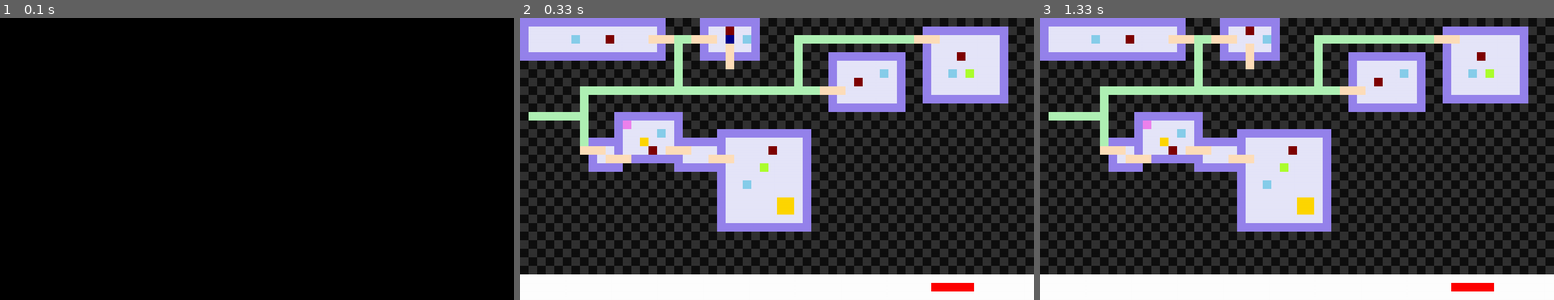
Above: before the commit, frames 1-3 (left to right).
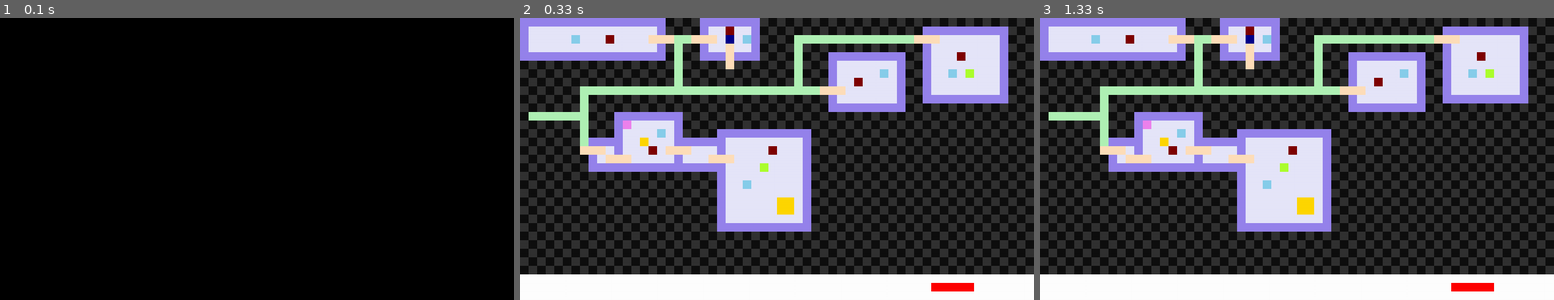
Above: after the commit, the same moments.

Repository: alice-ch/AP_Hackathon
Game: pygame game, started from main.py
The game is run twice, just before and just after one commit, with the same random seed, the same clock (stepped at 60 frames per second) and the same inputs.
Inputs:
- Up to frame 1 (0.1 s): no input
- Up to frame 2 (0.33 s): no input
- Up to frame 3 (1.33 s): hold Right 0.33-0.8 s; hold Up 0.83-1.3 s

Frame 1 is identical in both runs. In frame 2, 0.6% of the frame differs, in the area x 20-30%, y 48-55%; in frame 3, 0.6%, in the area x 20-42%, y 6-55%.

Commit message:
résolution de bug

Diff:
--- a/main.py
+++ b/main.py
@@ -11,15 +11,15 @@
 TILES_COLOR = (15, 15, 15)
 
 NUMBER_OF_TILES_HEIGHT = SCREEN_HEIGHT // TILES_SIZE
-NUMBER_OF_TILES_WIDGHT = SCREEN_WIDTH // TILES_SIZE
+NUMBER_OF_TILES_WIDTH = SCREEN_WIDTH // TILES_SIZE
 
 ROOMS_COLOR = (230, 230, 250)
 WALLS_COLOR = (150,131,236)
 CORRIDORS_COLOR = (176,242,182) # vert clair
 DOORS_COLOR = (255,223,186) # orange
 
-ROOMS_HEIGHT = [5,5,4,6,4,12,7,9]
-ROOMS_WIDGHT = [17,7,4,8,6,11,9,10]
+ROOMS_HEIGHT = [5,5,4,7,4,12,7,9]
+ROOMS_WIDTH = [17,7,4,8,6,11,9,10]
 ROOMS_LOCx = [0,21,8,11,18,23,36,47]
 ROOMS_LOCy = [0,0,14,11,14,13,4,1]
 
@@ -61,7 +61,11 @@
         self.is_running = True
         self.screen = screen
         self.piece = Piece()
-        self.forbidden_cases = np.full((NUMBER_OF_TILES_HEIGHT, NUMBER_OF_TILES_WIDGHT), -1)
+        self.forbidden_cases = np.full((NUMBER_OF_TILES_WIDTH, NUMBER_OF_TILES_HEIGHT), -1)
+        for a in range(len(ROOMS_HEIGHT)):
+            for i in range(1,ROOMS_WIDTH[a]-1):
+                for j in range(1, ROOMS_HEIGHT[a]-1):
+                    self.forbidden_cases[i+ROOMS_LOCx[a],j+ROOMS_LOCy[a]] = 0
 
     def display_checkerboard(self):
         self.screen.fill(SCREEN_COLOR)
@@ -75,25 +79,20 @@
             rect = pygame.Rect(0, (i+k)* TILES_SIZE, l*TILES_SIZE, TILES_SIZE)
             pygame.draw.rect(self.screen, (255,255,255), rect)
 
-    def update_forbidden_cases(self):
-        for a in range(len(ROOMS_HEIGHT)):
-            for i in range(1,ROOMS_HEIGHT[a]-1):
-                for j in range(1, ROOMS_WIDGHT[a]-1):
-                    self.forbidden_cases[j+ROOMS_LOCy[a],i+ROOMS_LOCx[a]] = 0
 
     def display_rooms(self):
         for a in range(len(ROOMS_HEIGHT)):
-            rect = pygame.Rect((ROOMS_LOCx[a])* TILES_SIZE, (ROOMS_LOCy[a]) * TILES_SIZE, TILES_SIZE*ROOMS_WIDGHT[a], TILES_SIZE*ROOMS_HEIGHT[a])
+            rect = pygame.Rect((ROOMS_LOCx[a])* TILES_SIZE, (ROOMS_LOCy[a]) * TILES_SIZE, TILES_SIZE*ROOMS_WIDTH[a], TILES_SIZE*ROOMS_HEIGHT[a])
             pygame.draw.rect(self.screen, ROOMS_COLOR, rect)
         #affichage des fonds de salles
         for a in range(len(ROOMS_HEIGHT)):
             rect = pygame.Rect((ROOMS_LOCx[a])*TILES_SIZE,(ROOMS_LOCy[a]) * TILES_SIZE, TILES_SIZE, TILES_SIZE*(ROOMS_HEIGHT[a]-1))
             pygame.draw.rect(self.screen, WALLS_COLOR, rect)
-            rect = pygame.Rect((ROOMS_LOCx[a])*TILES_SIZE,(ROOMS_LOCy[a]) * TILES_SIZE, TILES_SIZE*(ROOMS_WIDGHT[a]-1), TILES_SIZE)
-            pygame.draw.rect(self.screen, WALLS_COLOR, rect)
-            rect = pygame.Rect((ROOMS_LOCx[a]+ROOMS_WIDGHT[a]-1)*TILES_SIZE,(ROOMS_LOCy[a]) * TILES_SIZE, TILES_SIZE, TILES_SIZE*(ROOMS_HEIGHT[a]))
-            pygame.draw.rect(self.screen, WALLS_COLOR, rect)
-            rect = pygame.Rect((ROOMS_LOCx[a])*TILES_SIZE,(ROOMS_LOCy[a]+ROOMS_HEIGHT[a]-1) * TILES_SIZE, TILES_SIZE*(ROOMS_WIDGHT[a]-1), TILES_SIZE)
+            rect = pygame.Rect((ROOMS_LOCx[a])*TILES_SIZE,(ROOMS_LOCy[a]) * TILES_SIZE, TILES_SIZE*(ROOMS_WIDTH[a]-1), TILES_SIZE)
+            pygame.draw.rect(self.screen, WALLS_COLOR, rect)
+            rect = pygame.Rect((ROOMS_LOCx[a]+ROOMS_WIDTH[a]-1)*TILES_SIZE,(ROOMS_LOCy[a]) * TILES_SIZE, TILES_SIZE, TILES_SIZE*(ROOMS_HEIGHT[a]))
+            pygame.draw.rect(self.screen, WALLS_COLOR, rect)
+            rect = pygame.Rect((ROOMS_LOCx[a])*TILES_SIZE,(ROOMS_LOCy[a]+ROOMS_HEIGHT[a]-1) * TILES_SIZE, TILES_SIZE*(ROOMS_WIDTH[a]-1), TILES_SIZE)
             pygame.draw.rect(self.screen, WALLS_COLOR, rect)
 
     def display_corridors(self):
@@ -102,14 +101,14 @@
                 for j in range(CORRIDORS_LENGTHy[a]):
                     rect = pygame.Rect((CORRIDORS_STARTx[a]+ i)* TILES_SIZE, (CORRIDORS_STARTy[a]+ j) * TILES_SIZE, TILES_SIZE, TILES_SIZE)
                     pygame.draw.rect(self.screen, CORRIDORS_COLOR, rect)
-                    self.forbidden_cases[i,j] = 0
+                    self.forbidden_cases[CORRIDORS_STARTx[a]+i,CORRIDORS_STARTy[a]+j] = 0
 
     def display_doors(self):
         for a in range(len(DOORS_LOCx)):
             for i in range(3) :
                 rect = pygame.Rect(DOORS_LOCx[a][i]* TILES_SIZE, DOORS_LOCy[a][i] * TILES_SIZE, TILES_SIZE, TILES_SIZE)
                 pygame.draw.rect(self.screen, DOORS_COLOR, rect)
-                self.forbidden_cases[DOORS_LOCy[a][i],DOORS_LOCx[a][i]] = 0
+                self.forbidden_cases[DOORS_LOCx[a][i],DOORS_LOCy[a][i]] = 0
 
 
     def display(self):
@@ -129,7 +128,7 @@
             y = POTIONy[i] * TILES_SIZE
             rect = pygame.Rect(y, x, TILES_SIZE, TILES_SIZE)
             pygame.draw.rect(self.screen,POTION_COLOUR,rect)
-            self.forbidden_cases[POTIONx[i]][POTIONy[i]]= 1
+            self.forbidden_cases[POTIONy[i],POTIONx[i]]= 1
 
             #armes violet
         for i in range (len(WEAPONx)):
@@ -137,7 +136,7 @@
             y = WEAPONy[i] * TILES_SIZE
             rect = pygame.Rect(y, x, TILES_SIZE, TILES_SIZE)
             pygame.draw.rect(self.screen,WEAPON_COLOUR,rect)
-            self.forbidden_cases[WEAPONx[i]][WEAPONy[i]]= 2
+            self.forbidden_cases[WEAPONy[i]][WEAPONx[i]]= 2
 
             #water
         for i in range (len(WATERx)):
@@ -145,7 +144,7 @@
             y = WATERy[i] * TILES_SIZE
             rect = pygame.Rect(y, x, TILES_SIZE, TILES_SIZE)
             pygame.draw.rect(self.screen,WATER_COLOUR,rect)
-            self.forbidden_cases[WATERx[i]][WATERy[i]]= 3
+            self.forbidden_cases[WATERy[i]][WATERx[i]]= 3
 
             #food
         for i in range (len(FOODx)):
@@ -153,7 +152,7 @@
             y = FOODy[i] * TILES_SIZE
             rect = pygame.Rect(y, x, TILES_SIZE, TILES_SIZE)
             pygame.draw.rect(self.screen,FOOD_COLOUR,rect)
-            self.forbidden_cases[FOODx[i]][FOODy[i]]= 4
+            self.forbidden_cases[FOODy[i]][FOODx[i]]= 4
 
             #tresor jaune
         for i in range (len(MONEYx)):
@@ -161,7 +160,7 @@
             y = MONEYy[i] * TILES_SIZE
             rect = pygame.Rect(y, x, TILES_SIZE, TILES_SIZE)
             pygame.draw.rect(self.screen,MONEY_COLOUR,rect)
-            self.forbidden_cases[MONEYx[i]][MONEYy[i]]= 5
+            self.forbidden_cases[MONEYy[i]][MONEYx[i]]= 5
 
     def display_life(self):
         rect = pygame.Rect(SCREEN_WIDTH-12*TILES_SIZE, SCREEN_HEIGHT+TILES_SIZE, self.piece.vie *TILES_SIZE, TILES_SIZE)
@@ -177,7 +176,7 @@
         self.shape = np.array([1])
         self.position = [
             2,
-            NUMBER_OF_TILES_WIDGHT // 2 - 6,
+            NUMBER_OF_TILES_WIDTH // 2 - 6,
         ]  # middle pour l'instant, à modifier
         self.deplacement = 0 # pas de déplacement initial (prend des valeurs entre 0 et 4, 0 à l'arret, 1G, 2D, 3H, 4B)
         self.vie = 5 # barre de vie qui est vouée à décroitre (ou augmenter)
